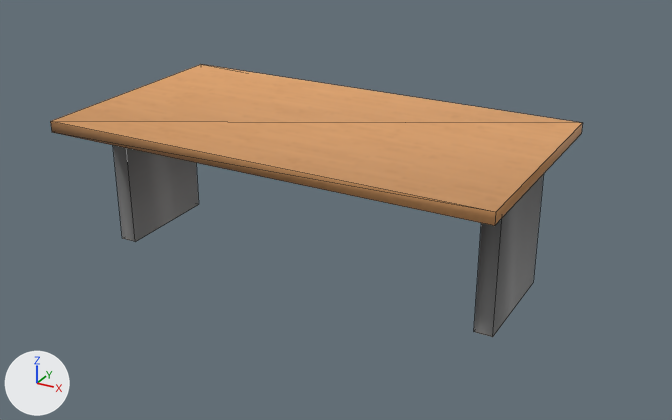
The FBX model Assets/MayaArt/objects/table/table.fbx, before and after one commit.
Rendered twice from a 50 mm camera at (2.04, -3.53, 2.06) aimed at (0.09, 0.01, 0.29). Every picture has the same lights, and +X, +Y and +Z are marked at lower left. Mesh edges are drawn as thin lines.

Objects in the first picture: 'conferencetable'.
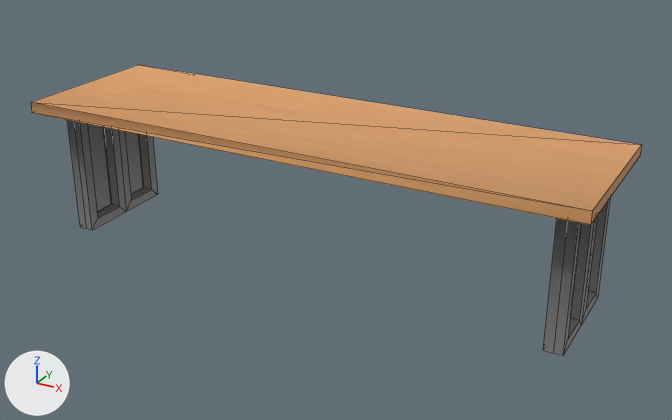
What the commit changed:
me_mesh_643 is used by ob_conferencetable; location (0.0, 0.0, 0.0).
me_mesh_643 had 24 vertices, 16 faces and spanned x -1.07..1.07, y -0.58..0.57, z 0.0..0.71.
me_mesh_643 now has 104 vertices, 88 faces and spans x -1.37..1.37, y -0.41..0.39, z 0.0..0.71.
me_mesh_643 part 1: the loose piece of 8 vertices spanning x -1.07..1.07, y -0.58..0.57, z 0.66..0.71 is scaled about its middle by (1.28, 0.7, 1).
me_mesh_643 part 2: a new loose piece of 48 vertices spanning x 1.21..1.29, y -0.27..0.27, z 0.0..0.67, in mat_ctable_mat_006 (picture img_table_png).
me_mesh_643 part 3: a new loose piece of 48 vertices spanning x -1.29..-1.21, y -0.27..0.27, z 0.0..0.67, in mat_ctable_mat_006 (picture img_table_png).
me_mesh_643 part 4: the loose piece of 8 vertices spanning x -1.01..-0.92, y -0.27..0.27, z 0.0..0.67 is deleted.
me_mesh_643 part 5: the loose piece of 8 vertices spanning x 0.91..0.99, y -0.27..0.27, z 0.0..0.67 is deleted.

Pixel boxes (x1, y1, x2, y2) of what changed, in the pictures (672 x 420 px; the box of a moved part takes in the faces that stretch with it):
'conferencetable', reshaped (14% wider, 7% taller)
    before: (50, 64, 583, 337)
    after: (31, 65, 641, 356)
part 1 of me_mesh_643, moved or reshaped
    before: (50, 64, 583, 226)
    after: (31, 65, 641, 225)
part 2 of me_mesh_643, added
    after: (543, 197, 611, 356)
part 3 of me_mesh_643, added
    after: (67, 120, 158, 230)
part 4 of me_mesh_643, deleted
    before: (113, 145, 199, 242)
part 5 of me_mesh_643, deleted
    before: (474, 175, 543, 337)
